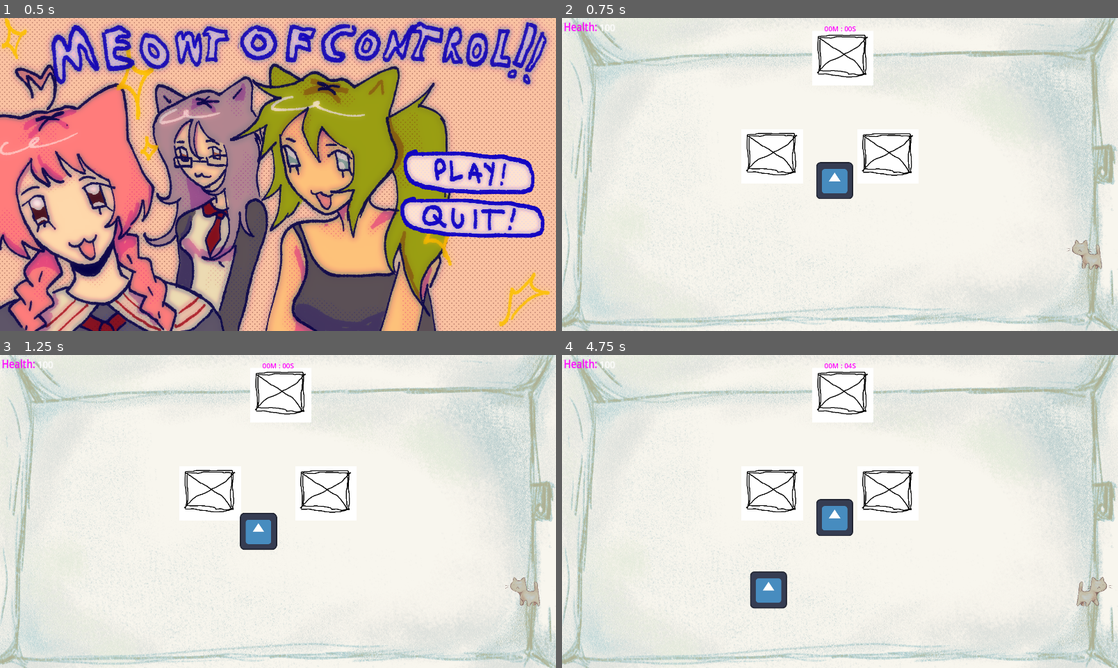
Above: before the commit, frames 1-4 (two rows, left to right).
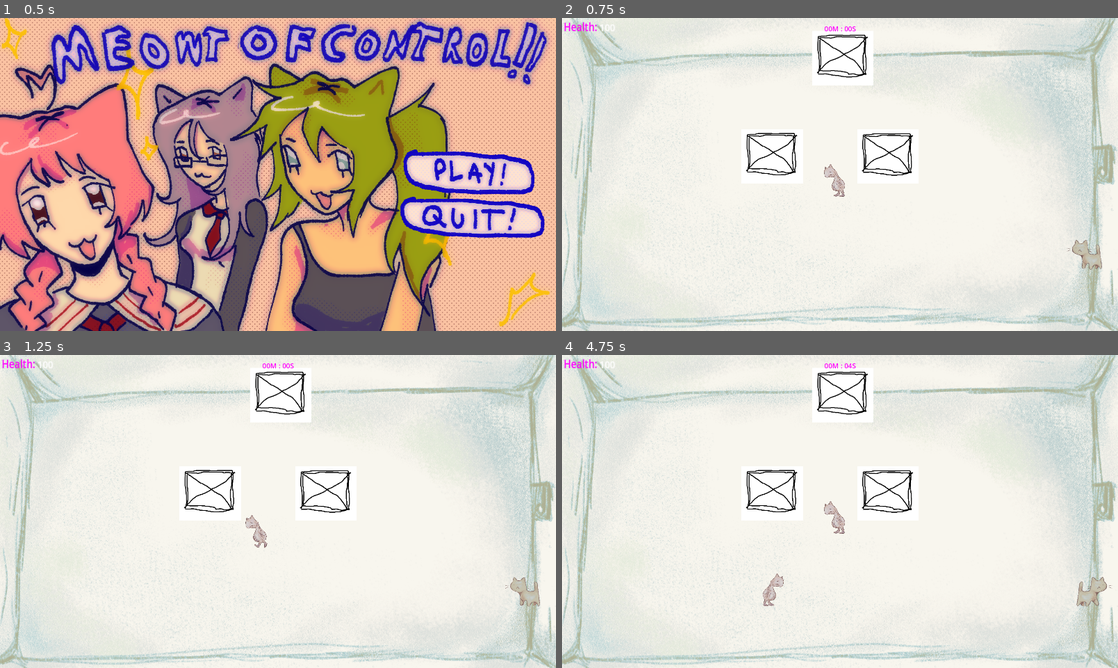
Above: after the commit, the same moments.

Repository: RobertKadak/GameCamp-2024
Game: Godot game, scene res://Menu folder/menu.tscn
Two runs of this game, one before a commit and one after it. Both use one fixed random seed, a clock stepped at 60 frames per second and the inputs below. The engine's default icon, where the game draws it, is replaced by a stand-in: a white triangle on a blue panel in a dark square.
Inputs (mouse positions are in pixels of both pictures, inside the frame that each line leads up to):
- Up to frame 1 (0.5 s): no input
- Up to frame 2 (0.75 s): click (1034, 171) at 0.5 s
- Up to frame 3 (1.25 s): no input
- Up to frame 4 (4.75 s): tap Enter (ui_accept) at 1.25, 1.52, 2.27, 3.77, 4.52 s; move the mouse to (962, 495) at 1.27 s; hold D (move_right) 1.28-2.78 s; click (962, 495) at 1.35 s; move the mouse to (728, 527) at 2.02 s; click (728, 527) at 2.1 s; move the mouse to (895, 442) at 2.77 s; hold A (move_left) 2.78-3.53 s; hold Right mouse button (attack_ranged) 2.78-3.53 s; click (895, 442) at 3.05 s; move the mouse to (812, 574) at 3.52 s; hold D (move_right) from 3.53 s (still down); tap Shift (move_dash) at 3.6 s; click (812, 574) at 3.8 s; move the mouse to (1006, 558) at 4.27 s; click (1006, 558) at 4.35 s

Frame 1 is identical in both runs. In frame 2, 0.8% of the frame differs, in the area x 45-53%, y 46-58%; in frame 3, 0.8%; in frame 4, 1.6%, in the area x 33-53%, y 46-82%.

Commit message:
enemy improvements

Diff:
--- a/characters/player/player.gd
+++ b/characters/player/player.gd
@@ -36,6 +36,9 @@
 
 # Called every frame. 'delta' is the elapsed time since the previous frame.
 func _process(delta: float) -> void:
+	if health <= 0:
+		pass # End game
+
 	var velocity = Input.get_vector("move_left", "move_right", "move_up", "move_down")
 
 	melee_timeout_counter += delta
--- a/scenes/enemy.tscn
+++ b/scenes/enemy.tscn
@@ -1,17 +1,62 @@
-[gd_scene load_steps=3 format=3 uid="uid://4tbot0pb2xdg"]
+[gd_scene load_steps=8 format=3 uid="uid://4tbot0pb2xdg"]
 
 [ext_resource type="Script" path="res://scripts/enemy.gd" id="1_tmeau"]
-[ext_resource type="Texture2D" uid="uid://dw5dmyjvtghis" path="res://icon.svg" id="2_jwicp"]
+[ext_resource type="Texture2D" uid="uid://c63iekg0omdrf" path="res://characters/enemy_anims/enemy_1_attack1.png" id="2_3gc4y"]
+[ext_resource type="Texture2D" uid="uid://dsimnqdbmtiau" path="res://characters/enemy_anims/enemy_1_attack2.png" id="3_88bp3"]
+[ext_resource type="Texture2D" uid="uid://cn6k41rb307so" path="res://characters/enemy_anims/enemy1_walk1.png" id="4_6ea5o"]
+[ext_resource type="Texture2D" uid="uid://cx74ndpcvusc" path="res://characters/enemy_anims/enemy1_walk2.png" id="5_m21mb"]
+
+[sub_resource type="SpriteFrames" id="SpriteFrames_n73ln"]
+animations = [{
+"frames": [{
+"duration": 1.0,
+"texture": ExtResource("2_3gc4y")
+}, {
+"duration": 1.0,
+"texture": ExtResource("3_88bp3")
+}, {
+"duration": 1.0,
+"texture": ExtResource("3_88bp3")
+}],
+"loop": true,
+"name": &"attack",
+"speed": 5.0
+}, {
+"frames": [{
+"duration": 1.0,
+"texture": ExtResource("4_6ea5o")
+}, {
+"duration": 1.0,
+"texture": ExtResource("5_m21mb")
+}],
+"loop": true,
+"name": &"walk",
+"speed": 5.0
+}]
+
+[sub_resource type="RectangleShape2D" id="RectangleShape2D_pmtw4"]
+size = Vector2(20, 109.5)
 
 [node name="enemy" type="CharacterBody2D" groups=["Enemy"]]
 collision_layer = 2
 script = ExtResource("1_tmeau")
 
-[node name="Sprite2D" type="Sprite2D" parent="."]
-texture = ExtResource("2_jwicp")
-
 [node name="CollisionPolygon2D" type="CollisionPolygon2D" parent="."]
-polygon = PackedVector2Array(-60, -57, 61, -57, 61, 58, -59, 57)
+polygon = PackedVector2Array(-53, -55, 45, -55, 46, 58, -49, 57)
 
 [node name="NavigationAgent2D" type="NavigationAgent2D" parent="."]
 path_postprocessing = 1
+
+[node name="AnimatedSprite2D" type="AnimatedSprite2D" parent="."]
+position = Vector2(1.00001, 1.09673e-05)
+scale = Vector2(0.12, 0.114)
+sprite_frames = SubResource("SpriteFrames_n73ln")
+animation = &"attack"
+
+[node name="Area2D" type="Area2D" parent="."]
+collision_mask = 2
+
+[node name="CollisionShape2D" type="CollisionShape2D" parent="Area2D"]
+position = Vector2(0, 1.75)
+scale = Vector2(5.6, 1)
+shape = SubResource("RectangleShape2D_pmtw4")
--- a/scripts/enemy.gd
+++ b/scripts/enemy.gd
@@ -3,16 +3,52 @@
 @onready var navigation_agent: NavigationAgent2D = $NavigationAgent2D
 @export var target_to_chase: CharacterBody2D
 @export var health : int = 5
+@export var attacking = false
+@export var since_last_attack = 0
+@export var attack_timeout = 3
+@export var damage = 1
+
+@onready var player = get_tree().get_first_node_in_group("Player")
+@onready var since_last_flip = 0
+@onready var tmptime = 0
 
 const speed = 180.0
 
+func _ready() -> void:
+	$AnimatedSprite2D.play("walk")
+
 func _physics_process(_delta: float) -> void:
 	navigation_agent.target_position = target_to_chase.global_position
+	# with random movement: # velocity = global_position.direction_to(navigation_agent.get_next_path_position() + Vector2(sin(tmptime + 123) * 10, sin(tmptime + 321) * 70)) * speed
 	velocity = global_position.direction_to(navigation_agent.get_next_path_position()) * speed
+
+	if since_last_flip > .1:
+		if velocity.x != 0:
+			$AnimatedSprite2D.flip_h = velocity.x > 0
+			since_last_flip = 0
+
 	move_and_slide()
 
+func _process(delta: float) -> void:
+	since_last_flip += delta
+	since_last_attack += delta
+	tmptime += delta
+
+	if $AnimatedSprite2D.animation == "attack" and $AnimatedSprite2D.frame == 2:
+		$AnimatedSprite2D.play("walk")
+
+	for body in $Area2D.get_overlapping_bodies():
+		if body.is_in_group("Player"):
+			if since_last_attack > attack_timeout:
+				attack()
+				since_last_attack = 0
+
+func attack():
+	$AnimatedSprite2D.play("attack")
+	player.health -= 1
+
 func receive_damage(hp: int):
-	health -= 1
+	health -= damage
 
 	if health <= 0:
 		queue_free()
Binary file added: characters/enemy_anims/enemy1_walk1.png
Not shown, added: characters/enemy_anims/enemy1_walk1.png.import
Binary file added: characters/enemy_anims/enemy1_walk2.png
Not shown, added: characters/enemy_anims/enemy1_walk2.png.import
Binary file added: characters/enemy_anims/enemy_1_attack1.png
Not shown, added: characters/enemy_anims/enemy_1_attack1.png.import
Binary file added: characters/enemy_anims/enemy_1_attack2.png
Not shown, added: characters/enemy_anims/enemy_1_attack2.png.import
Not shown: 1 places in scenes/levels/level_1.tscn that only renumber resources
